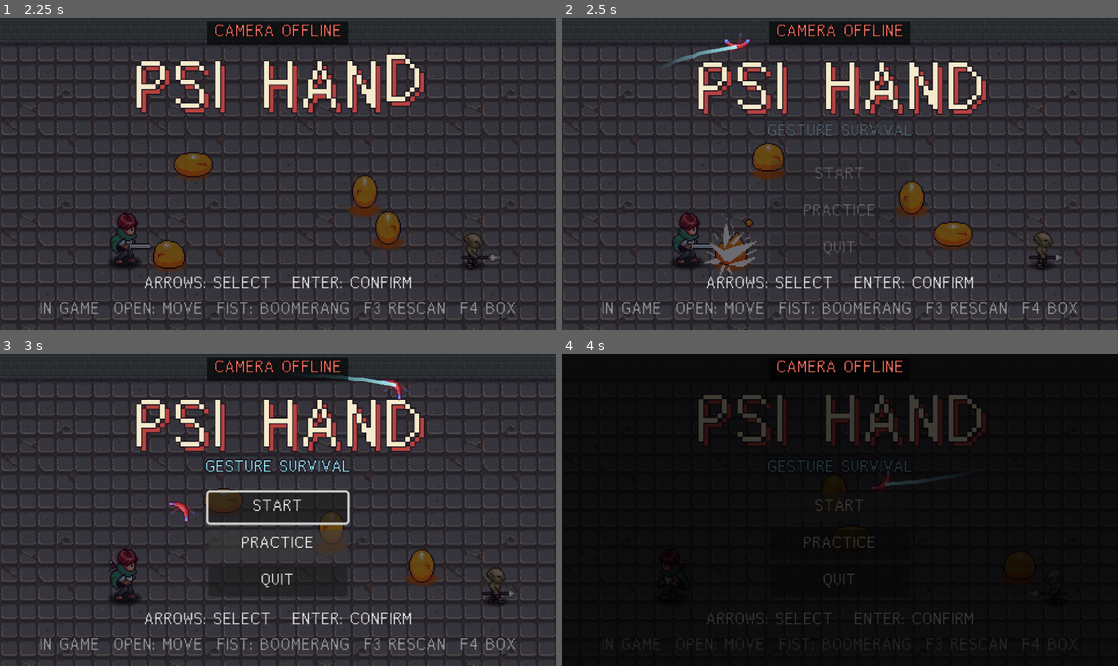
Above: before the commit, frames 1-4 (two rows, left to right).
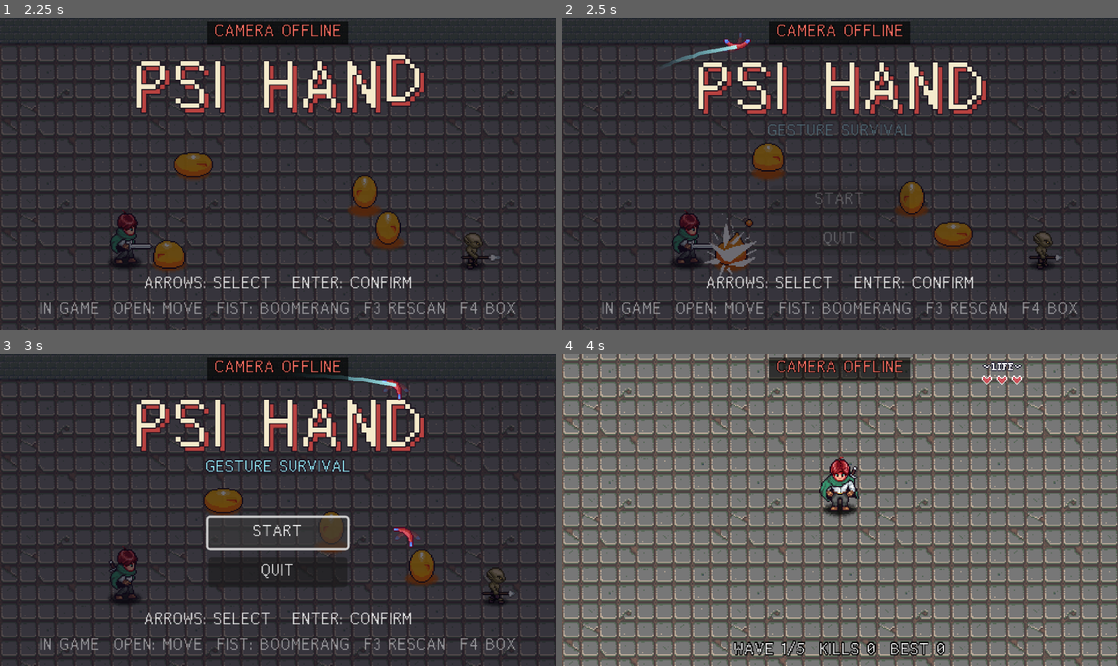
Above: after the commit, the same moments.

Repository: cjhDuke/AARPG-Gesture
Game: Godot game, scene res://ui/title/title_scene.tscn
Two runs of this game, one before a commit and one after it. Both use one fixed random seed, a clock stepped at 60 frames per second and the inputs below.
Inputs (mouse positions are in pixels of both pictures, inside the frame that each line leads up to):
- Up to frame 1 (2.25 s): tap Enter at 0.5 s; move the mouse to (400, 158) at 0.52 s; hold D (right) 0.53-1.28 s; tap G at 0.6, 1.55 s; click (400, 158) at 0.67 s; move the mouse to (166, 189) at 1.27 s; hold S (down) 1.28-2.03 s; tap L (ability) at 1.35 s; move the mouse to (333, 105) at 2.02 s; hold D (right) from 2.03 s (still down); hold Z (attack) from 2.03 s (still down)
- Up to frame 2 (2.5 s): keep holding D (right); keep holding Z (attack); tap G at 2.3 s
- Up to frame 3 (3 s): release D (right) at 2.75 s; release Z (attack) at 2.75 s; click "PRACTICE" (after the commit: "START") at 2.75 s
- Up to frame 4 (4 s): click (840, 506) at 3.5 s, where only the run before the commit has a clickable "START"

Frame 1 is identical in both runs. In frame 2, 0.3% of the frame differs, in the area x 43-57%, y 47-76%; in frame 3, 2.6%; in frame 4, 99%, in the area x 0-100%, y 0-100%.

Commit message:
feat: 死亡动效、练习场与正式游戏分离、练习场手影原型
- 主角死亡先播约 1.2 秒动效（闪白、倒下淡出、冒烟、慢动作）再弹 GAME OVER
- 标题菜单去掉 PRACTICE；练习场改用 -- --practice / run_practice.bat 单独进入
- 练习场新增手影原型（G 键）：跟随光标的手剪影加操作框线框 / 摄像头画面铺底
- 状态包新增 roi、frame、contour 字段
- 同步更新 docs/ai

Diff:
--- a/autoload/gesture_input.gd
+++ b/autoload/gesture_input.gd
@@ -39,6 +39,11 @@
 ## 识别端是否已有背景模型 / 是否正在采集背景
 var calibrated: bool = false
 var calibrating: bool = false
+
+## 最近一张画面包的纹理（还没收到过为 null）；练习场的 CAMERA 手影用
+var frame_texture: ImageTexture :
+	get:
+		return _texture
 
 var _udp := PacketPeerUDP.new()
 var _bound := false
--- a/autoload/level_manager.gd
+++ b/autoload/level_manager.gd
@@ -7,6 +7,8 @@
 
 var current_tilemap_bounds: Array[Vector2]
 var is_loading_level: bool = false
+## 命令行用户参数 `-- --practice`：直接进回旋镖练习场（跳过 splash 和标题），暂停菜单不显示 TITLE
+var practice_mode: bool = OS.get_cmdline_user_args().has("--practice")
 
 
 func _ready() -> void:
--- a/autoload/player_manager.gd
+++ b/autoload/player_manager.gd
@@ -17,6 +17,7 @@
 
 ## 满血、清零速度、回到初始状态，用于重新开始一局
 func reset_player() -> void:
+	player.reset_visuals()
 	player.hp = player.max_hp
 	player.velocity = Vector2.ZERO
 	player.direction = Vector2.ZERO
--- a/levels/boomerang_test/boomerang_test.gd
+++ b/levels/boomerang_test/boomerang_test.gd
@@ -2,9 +2,10 @@
 ## 回旋镖练习场（调试工具，长期保留）：和生存关卡同一个房间，主角站在房间中心不能走位、不自动挥剑，
 ## 只练"握拳放回旋镖、移动、张开收回"。场上 3 只不动的史莱姆当靶子，被打死后约 2 秒在原位重新生成。
 ## 调试面板（boomerang_test_panel.gd）显示识别状态和事件日志，并可在运行时调参。
-## 入口：标题菜单 PRACTICE；Esc 暂停菜单的 TITLE 回标题。
+## 入口：和正式游戏分开，命令行 `AARPG-Gesture.exe -- --practice`（根目录 run_practice.bat），
+## 或在编辑器里直接运行本场景；Esc 暂停菜单只有 RESUME / QUIT。
+## G 键切换"手影"（hand_ghost.gd）：OFF / HAND / CAMERA。
 
-const TITLE_SCENE : String = "res://ui/title/title_scene.tscn"
 const SLIME : PackedScene = preload( "res://enemies/slime/slime.tscn" )
 ## 靶子的固定位置（世界坐标）：避开左右两侧的调试面板，离主角都有一段距离
 const TARGET_HOMES : Array[Vector2] = [
@@ -38,6 +39,11 @@
 	controller.auto_attack_enabled = false
 	controller.enabled = true
 	controller.reset()
+
+	# 手影：画在地板之上、角色之下
+	var ghost := HandGhost.new()
+	ghost.name = "HandGhost"
+	add_child( ghost )
 
 	_targets.resize( TARGET_HOMES.size() )
 	for i in TARGET_HOMES.size():
--- a/levels/boomerang_test/boomerang_test_panel.gd
+++ b/levels/boomerang_test/boomerang_test_panel.gd
@@ -114,14 +114,14 @@
 	_params_label.add_theme_color_override( "default_color", COL_TEXT )
 	left.add_child( _params_label )
 
-	var right := _make_box( RIGHT_POS, Vector2( RIGHT_W, (LOG_LINES + 1 + 6) * LINE_H + 6 ) )
+	var right := _make_box( RIGHT_POS, Vector2( RIGHT_W, (LOG_LINES + 1 + 7) * LINE_H + 6 ) )
 	_log_label = _make_label( right )
 	_log_label.size = Vector2( RIGHT_W - 4, (LOG_LINES + 1) * LINE_H )
 	_help_label = _make_label( right )
 	_help_label.position.y = (LOG_LINES + 1) * LINE_H + 6
-	_help_label.size = Vector2( RIGHT_W - 4, 6 * LINE_H )
+	_help_label.size = Vector2( RIGHT_W - 4, 7 * LINE_H )
 	_help_label.add_theme_color_override( "font_color", COL_DIM )
-	_help_label.text = "[ ]  SELECT\n- =  ADJUST\n0  RESET ALL\nI  INFINITE PSI\nF1 PANEL  F3 RESCAN\nESC  MENU"
+	_help_label.text = "[ ]  SELECT\n- =  ADJUST\n0  RESET ALL\nI  INFINITE PSI\nG  GHOST\nF1 PANEL  F3 RESCAN\nESC  MENU"
 
 
 func _make_box( pos : Vector2, size : Vector2 ) -> ColorRect:
@@ -242,7 +242,14 @@
 		"GUIDED %s" % ( "YES" if _controller.guided else "NO" ),
 		"PSI %d%%%s" % [ int( roundf( _controller.psi * 100.0 ) ), "  INF" if _controller.psi_infinite else "" ],
 		"DIST %s" % dist_text,
+		"GHOST %s" % _ghost_name(),
 	] )
+
+
+## 手影由练习场在 _ready 里创建（比本面板晚），所以每次现查
+func _ghost_name() -> String:
+	var g := get_parent().get_node_or_null( "HandGhost" ) as HandGhost
+	return g.mode_name() if g != null else "--"
 
 
 func _refresh_params() -> void:
--- /dev/null
+++ b/levels/boomerang_test/hand_ghost.gd
@@ -0,0 +1,134 @@
+class_name HandGhost extends Node2D
+## 练习场的"手影"原型：把摄像头里的手淡淡地画进游戏画面，让用户知道手在操作框里的位置。
+## G 键循环 OFF -> HAND -> CAMERA -> OFF（默认 HAND）。只在练习场使用，不进正式关卡。
+##
+## HAND：在光标处画手的半透明剪影（轮廓多边形，掌心对准光标，等比例缩放），
+##       并把操作框的边界画成细线框，手靠近检测边界时边界线会出现在手影旁边。
+## CAMERA：把摄像头画面里操作框那一块按手 -> 光标的映射（不钳制）严格对齐地铺在房间上。
+## 层级：z_index 0、位置在原点，夹在地板（z -1）和主角（z 2）/ 敌人（y 排序）之间。
+
+enum Mode { OFF, HAND, CAMERA }
+
+## 手影缩放：每个摄像头像素对应多少游戏像素
+const GHOST_SCALE : float = 0.6
+const COLOR_OPEN := Color( 1, 1, 1 )
+const COLOR_FIST := Color( 1.0, 0.6, 0.15 )
+const COLOR_EDGE := Color( 1.0, 0.25, 0.2 )
+const FILL_ALPHA : float = 0.30
+const OUTLINE_ALPHA : float = 0.9
+## 描边和线框下面垫的深色边，保证在浅色地板上也看得清
+const SHADOW_COLOR := Color( 0, 0, 0, 0.45 )
+## 操作框线框的透明度；手贴边（edge）时变红、加粗
+const BOX_ALPHA : float = 0.6
+const BOX_ALPHA_EDGE : float = 0.8
+## CAMERA 模式的画面透明度
+const CAMERA_ALPHA : float = 0.22
+
+var mode : Mode = Mode.HAND :
+	set( v ):
+		mode = v
+		queue_redraw()
+
+var _controller : HandController
+
+
+func _ready() -> void:
+	_controller = get_parent().get_node( "HandController" )
+	z_index = 0
+	process_mode = Node.PROCESS_MODE_ALWAYS
+
+
+func mode_name() -> String:
+	return Mode.keys()[mode]
+
+
+func cycle_mode() -> void:
+	mode = ( (mode + 1) % Mode.size() ) as Mode
+
+
+func _unhandled_input( event : InputEvent ) -> void:
+	if event is InputEventKey and event.pressed and not event.echo and event.physical_keycode == KEY_G:
+		cycle_mode()
+		get_viewport().set_input_as_handled()
+
+
+func _process( _delta : float ) -> void:
+	# 每帧重画：手影跟着手和光标动
+	if mode != Mode.OFF:
+		queue_redraw()
+
+
+func _draw() -> void:
+	if mode == Mode.OFF or not GestureInput.connected:
+		return
+	var st : Dictionary = GestureInput.last_state
+	var roi := _read_pair( st.get( "roi", null ), 4 )
+	var frame := _read_pair( st.get( "frame", null ), 2 )
+	if roi.is_empty() or frame.is_empty() or roi[2] <= 0.0 or roi[3] <= 0.0:
+		return
+	if mode == Mode.HAND:
+		_draw_hand( st, roi )
+	else:
+		_draw_camera( roi, frame )
+
+
+## 把 JSON 数组读成 float 列表；格式不对返回空数组
+func _read_pair( v : Variant, n : int ) -> Array[float]:
+	var out : Array[float] = []
+	if not ( v is Array ) or v.size() < n:
+		return out
+	for i in n:
+		out.append( float( v[i] ) )
+	return out
+
+
+func _draw_hand( st : Dictionary, roi : Array[float] ) -> void:
+	if not bool( st.get( "hand", false ) ):
+		return
+	var roi_size := Vector2( roi[2], roi[3] )
+	var palm_px := Vector2( float( st.get( "cx", 0.5 ) ), float( st.get( "cy", 0.5 ) ) ) * roi_size
+	# 摄像头像素 -> 世界坐标：光标位置 + (点 - 掌心) * 缩放
+	var origin := _controller.cursor_pos - palm_px * GHOST_SCALE
+	var base := COLOR_FIST if GestureInput.is_fist else COLOR_OPEN
+
+	var edge := bool( st.get( "edge", false ) )
+	var box_color := COLOR_EDGE if edge else base
+	box_color.a = BOX_ALPHA_EDGE if edge else BOX_ALPHA
+	var box := Rect2( origin, roi_size * GHOST_SCALE )
+	draw_rect( box, SHADOW_COLOR, false, 4.0 if edge else 3.0 )
+	draw_rect( box, box_color, false, 2.0 if edge else 1.0 )
+
+	var contour : Variant = st.get( "contour", null )
+	if not ( contour is Array ) or contour.size() < 3:
+		return
+	var pts := PackedVector2Array()
+	for p in contour:
+		if p is Array and p.size() >= 2:
+			pts.append( origin + Vector2( float( p[0] ), float( p[1] ) ) * roi_size * GHOST_SCALE )
+	if pts.size() < 3:
+		return
+	# 填充：三角化失败（自相交等）时只画描边
+	if not Geometry2D.triangulate_polygon( pts ).is_empty():
+		var fill := base
+		fill.a = FILL_ALPHA
+		draw_colored_polygon( pts, fill )
+	var line := base
+	line.a = OUTLINE_ALPHA
+	var closed := pts.duplicate()
+	closed.append( pts[0] )
+	draw_polyline( closed, SHADOW_COLOR, 3.0 )
+	draw_polyline( closed, line, 1.0 )
+
+
+func _draw_camera( roi : Array[float], frame : Array[float] ) -> void:
+	var tex := GestureInput.frame_texture
+	if tex == null:
+		return
+	# 操作框在整幅画面里的位置 -> 纹理像素区域（纹理可能是整幅缩略图，也可能是别的阶段的画面，按比例裁）
+	var tw := float( tex.get_width() )
+	var th := float( tex.get_height() )
+	var src := Rect2( roi[0] / frame[0] * tw, roi[1] / frame[1] * th, roi[2] / frame[0] * tw, roi[3] / frame[1] * th )
+	# 归一化 (0,0) 和 (1,1) 两个角用不钳制的映射换成世界坐标，作为这张图的矩形（会超出屏幕、横纵比例不同）
+	var a := _controller.hand_to_arena_unclamped( Vector2.ZERO )
+	var b := _controller.hand_to_arena_unclamped( Vector2.ONE )
+	draw_texture_rect_region( tex, Rect2( a, b - a ), src, Color( 1, 1, 1, CAMERA_ALPHA ) )
--- /dev/null
+++ b/levels/survival/death_fx.gd
@@ -0,0 +1,107 @@
+class_name DeathFx extends Node
+## 主角死亡动效（生存关卡用）：整体慢动作约 1.2 秒（真实时间），
+## 定在受击帧 -> 闪白几下 -> 倒下（旋转约 90 度）并淡出 -> 原地播一次冒烟帧 -> finished。
+## 开始时把 Engine.time_scale 降到 SLOW_SCALE，结束 / cleanup() / 节点离开场景树时一定恢复为 1。
+## 主角没有现成的死亡动画，所以用现有资源（stun 帧 + enemies/slime/destroy_smoke.png）拼出来。
+## 视觉复原由 Player.reset_visuals() 负责（PlayerManager.reset_player() 会调用）。
+
+signal finished
+
+const SLOW_SCALE : float = 0.35
+## 各阶段结束的真实时间（秒）
+const FLASH_END : float = 0.45
+const FALL_END : float = 0.95
+const TOTAL : float = 1.2
+const FLASH_INTERVAL : float = 0.075
+const SMOKE_TEXTURE : Texture2D = preload( "res://enemies/slime/destroy_smoke.png" )
+const SMOKE_FRAMES : int = 6
+## 主角精灵相对脚底原点的位置（和 player.tscn 里 Sprite2D 的 position 一致）
+const SPRITE_HOME := Vector2( 0, -21 )
+## 受击（stun）帧：和 player.tscn 里 stun_down / stun_up / stun_side 动画一致
+const STUN_FRAMES : Dictionary = { "down": 30, "up": 31, "side": 32 }
+
+var _player : Player
+var _start_usec : int = 0
+var _fall_sign : float = 1.0
+var _smoke : Sprite2D
+var _running : bool = false
+
+
+func _ready() -> void:
+	# 慢动作期间时间不能被暂停影响；树暂停时（理论上不会）也要走完
+	process_mode = Node.PROCESS_MODE_ALWAYS
+	set_process( false )
+
+
+func start( player : Player ) -> void:
+	_player = player
+	_running = true
+	_start_usec = Time.get_ticks_usec()
+	# 向离自己朝向的反方向倒（朝左时往另一侧），精灵 scale.x 为 -1 时旋转方向不变，所以只看朝向
+	_fall_sign = -1.0 if player.cardinal_direction == Vector2.LEFT else 1.0
+
+	# 定在受击帧：停掉所有动画，关掉状态机（不再响应攻击等输入）
+	player.animation_player.stop( true )
+	player.effect_animation_player.stop()
+	player.state_machine.process_mode = Node.PROCESS_MODE_DISABLED
+	player.sprite_2d.frame = int( STUN_FRAMES[player.anim_direction()] )
+	player.sprite_2d.modulate = Color.WHITE
+	player.modulate = Color.WHITE
+
+	Engine.time_scale = SLOW_SCALE
+	set_process( true )
+
+
+## 立即结束动效：恢复时间流速并删除冒烟精灵。可重复调用
+func cleanup() -> void:
+	_running = false
+	set_process( false )
+	Engine.time_scale = 1.0
+	if is_instance_valid( _smoke ):
+		_smoke.queue_free()
+	_smoke = null
+
+
+func _exit_tree() -> void:
+	cleanup()
+
+
+func _process( _delta : float ) -> void:
+	if not _running or not is_instance_valid( _player ):
+		return
+	var t := float( Time.get_ticks_usec() - _start_usec ) / 1000000.0
+	var sprite := _player.sprite_2d
+
+	if t < FLASH_END:
+		# 闪白：白 / 正常交替
+		var on := int( t / FLASH_INTERVAL ) % 2 == 0
+		sprite.modulate = Color( 3.0, 3.0, 3.0, 1.0 ) if on else Color.WHITE
+	elif t < FALL_END:
+		# 倒下：绕脚底旋转到 90 度（先快后慢），同时淡出
+		var u := clampf( (t - FLASH_END) / (FALL_END - FLASH_END), 0.0, 1.0 )
+		var angle := deg_to_rad( 90.0 ) * _fall_sign * ( 1.0 - (1.0 - u) * (1.0 - u) )
+		sprite.rotation = angle
+		sprite.position = SPRITE_HOME.rotated( angle )
+		sprite.modulate = Color( 1, 1, 1, 1.0 - u )
+	else:
+		sprite.modulate = Color( 1, 1, 1, 0 )
+		_update_smoke( t )
+
+	if t >= TOTAL:
+		var was_running := _running
+		cleanup()
+		if was_running:
+			finished.emit()
+
+
+## 冒烟：原地播一次 6 帧
+func _update_smoke( t : float ) -> void:
+	if _smoke == null:
+		_smoke = Sprite2D.new()
+		_smoke.texture = SMOKE_TEXTURE
+		_smoke.hframes = SMOKE_FRAMES
+		_smoke.z_index = 3
+		add_child( _smoke )
+		_smoke.global_position = _player.global_position + Vector2( 0, -14 )
+	var u := clampf( (t - FALL_END) / (TOTAL - FALL_END), 0.0, 0.999 )
+	_smoke.frame = int( u * SMOKE_FRAMES )
--- a/levels/survival/hand_controller.gd
+++ b/levels/survival/hand_controller.gd
@@ -302,6 +302,14 @@
 func _hand_to_arena( p : Vector2 ) -> Vector2:
 	var u := clampf( (p.x - HAND_X_MIN) / (HAND_X_MAX - HAND_X_MIN), 0.0, 1.0 )
 	var v := clampf( (p.y - HAND_Y_MIN) / (HAND_Y_MAX - HAND_Y_MIN), 0.0, 1.0 )
+	return CURSOR_RECT.position + Vector2( u, v ) * CURSOR_RECT.size
+
+
+## 同一个映射但不钳制：操作框边缘（归一化 0 / 1）会落在 CURSOR_RECT 之外。
+## 公开给练习场的 CAMERA 手影用，把整幅操作框画面严格对齐到手→光标的映射上
+func hand_to_arena_unclamped( p : Vector2 ) -> Vector2:
+	var u := (p.x - HAND_X_MIN) / (HAND_X_MAX - HAND_X_MIN)
+	var v := (p.y - HAND_Y_MIN) / (HAND_Y_MAX - HAND_Y_MIN)
 	return CURSOR_RECT.position + Vector2( u, v ) * CURSOR_RECT.size
 
 
--- a/levels/survival/survival_arena.gd
+++ b/levels/survival/survival_arena.gd
@@ -15,6 +15,7 @@
 var kills : int = 0
 var _ended : bool = false
 var _player : Player
+var _death_fx : DeathFx
 
 
 func _ready() -> void:
@@ -36,6 +37,7 @@
 
 
 func _free_level() -> void:
+	_clear_death_fx()
 	controller.release_player()
 	var camera : Camera2D = _player.get_node( "Camera2D" )
 	camera.top_level = false
@@ -45,6 +47,8 @@
 
 ## 开始（或重新开始）一局
 func _start_run() -> void:
+	_clear_death_fx()
+	spawner.set_process( true )
 	wave_timer.stop()
 	spawner.clear()
 	for c in get_children():
@@ -84,9 +88,34 @@
 		wave_timer.start( WAVE_DELAY )
 
 
+## 主角死亡：先放死亡动效（慢动作 + 闪白 + 倒下 + 冒烟，见 death_fx.gd），播完再弹 GAME OVER 面板。
+## 期间停止刷怪、关掉手势 / 键盘操控（回旋镖随之收回）、禁用暂停菜单；
+## 主角 is_dead 且受击框已关，敌人不会再造成伤害
 func _on_player_died() -> void:
-	if not _ended:
-		_end_run( false )
+	if _ended:
+		return
+	_ended = true
+	wave_timer.stop()
+	spawner.set_process( false )
+	controller.enabled = false
+	PauseMenu.process_mode = Node.PROCESS_MODE_DISABLED
+	_death_fx = DeathFx.new()
+	add_child( _death_fx )
+	_death_fx.finished.connect( _on_death_fx_finished )
+	_death_fx.start( _player )
+
+
+func _on_death_fx_finished() -> void:
+	_end_run( false )
+
+
+## 结束死亡动效并恢复时间流速（重开、回标题、关卡释放时都会调用，可重复调用）
+func _clear_death_fx() -> void:
+	if is_instance_valid( _death_fx ):
+		_death_fx.cleanup()
+		_death_fx.queue_free()
+	_death_fx = null
+	Engine.time_scale = 1.0
 
 
 func _end_run( victory : bool ) -> void:
--- a/player/scripts/player.gd
+++ b/player/scripts/player.gd
@@ -126,6 +126,17 @@
 	hurt_box.monitoring = false
 	died.emit()
 
+## 把死亡动效改过的外观复原（旋转、位置、透明度、可见性、状态机），重新开始一局时调用
+func reset_visuals() -> void:
+	effect_animation_player.stop()
+	state_machine.process_mode = Node.PROCESS_MODE_INHERIT
+	sprite_2d.rotation = 0.0
+	sprite_2d.position = Vector2( 0, -21 )
+	sprite_2d.modulate = Color.WHITE
+	modulate = Color.WHITE
+	visible = true
+
+
 func make_invulnerable( _duration : float = 1.0 ) -> void:
 	invulnerable = true
 	hurt_box.monitoring = false
--- a/ui/pause_menu/pause_menu.gd
+++ b/ui/pause_menu/pause_menu.gd
@@ -18,6 +18,13 @@
 	button_resume.pressed.connect( hide_pause_menu )
 	button_title.pressed.connect( _on_title_pressed )
 	button_quit.pressed.connect( _on_quit_pressed )
+	# 练习模式没有标题可回：隐藏 TITLE，RESUME / QUIT 上下循环
+	if LevelManager.practice_mode:
+		button_title.visible = false
+		button_resume.focus_neighbor_top = button_quit.get_path()
+		button_resume.focus_neighbor_bottom = button_quit.get_path()
+		button_quit.focus_neighbor_top = button_resume.get_path()
+		button_quit.focus_neighbor_bottom = button_resume.get_path()
 
 
 func _unhandled_input(event: InputEvent) -> void:
--- a/ui/title/splash_screen.gd
+++ b/ui/title/splash_screen.gd
@@ -5,6 +5,9 @@
 @onready var animation_player: AnimationPlayer = $MyLogo/AnimationPlayer
 
 func _ready() -> void:
+	# 练习模式：标题场景会立刻换走，不播 splash（免得漏出一帧音效）
+	if LevelManager.practice_mode:
+		return
 	animation_player.animation_finished.connect(_on_animation_finished)
 	if animation_player.has_animation("splash"):
 		animation_player.play("splash")
--- a/ui/title/title_scene.gd
+++ b/ui/title/title_scene.gd
@@ -1,7 +1,7 @@
 extends Node2D
 
 const START_LEVEL: String = "res://levels/survival/survival_arena.tscn"
-## 回旋镖练习场：主角站定、只练放回旋镖，调参用
+## 回旋镖练习场（命令行 `-- --practice` 时跳过标题直接进入，见 LevelManager.practice_mode）
 const PRACTICE_LEVEL: String = "res://levels/boomerang_test/boomerang_test.tscn"
 ## 标题背景的镜头位置（主角被隐藏，只借用它身上的 Camera2D）。
 ## x 取房间中心，y 比中心靠上，让顶部露出一截墙，看得出是个房间
@@ -24,7 +24,6 @@
 @onready var orbit_boomerang: TitleBoomerang = $CanvasLayer/Control/OrbitBoomerang
 @onready var menu: VBoxContainer = $CanvasLayer/Control/Menu
 @onready var button_start: Button = $CanvasLayer/Control/Menu/Button_start
-@onready var button_practice: Button = $CanvasLayer/Control/Menu/Button_practice
 @onready var button_quit: Button = $CanvasLayer/Control/Menu/Button_quit
 @onready var marker: TitleBoomerang = $CanvasLayer/Control/Menu/Marker
 @onready var audio_stream_player: AudioStreamPlayer = $AudioStreamPlayer
@@ -36,6 +35,10 @@
 
 
 func _ready() -> void:
+	# 练习模式：不做任何标题的初始化（不暂停、不隐藏主角 / PlayerHud、不禁用 PauseMenu），直接换到练习场
+	if LevelManager.practice_mode:
+		get_tree().change_scene_to_file.call_deferred(PRACTICE_LEVEL)
+		return
 	get_tree().paused = true
 	# 从游戏里返回标题时，加载流程结束会取消暂停，这里重新暂停
 	LevelManager.level_loaded.connect( _pause_tree )
@@ -61,12 +64,11 @@
 	title_ui.visible = true
 
 	AudioManager.play_music(music)
-	button_start.pressed.connect(start_game.bind(START_LEVEL))
-	button_practice.pressed.connect(start_game.bind(PRACTICE_LEVEL))
+	button_start.pressed.connect(start_game)
 	button_quit.pressed.connect(quit_game)
 
 	# 竖排菜单：上下循环，左右也能在按钮间切换
-	var buttons: Array[Button] = [button_start, button_practice, button_quit]
+	var buttons: Array[Button] = [button_start, button_quit]
 	for i in buttons.size():
 		var button := buttons[i]
 		var prev_path := buttons[(i + buttons.size() - 1) % buttons.size()].get_path()
@@ -125,7 +127,7 @@
 		.set_trans(Tween.TRANS_QUAD).set_ease(Tween.EASE_OUT)
 
 
-func start_game(level_path: String) -> void:
+func start_game() -> void:
 	if _starting:
 		return
 	_starting = true
@@ -137,7 +139,7 @@
 	_marker_tween.tween_property(marker, "position:x", marker.position.x + MARKER_FLY_DISTANCE, MARKER_FLY_TIME) \
 		.set_trans(Tween.TRANS_QUAD).set_ease(Tween.EASE_IN)
 	await _marker_tween.finished
-	LevelManager.load_new_level(level_path)
+	LevelManager.load_new_level(START_LEVEL)
 
 
 func quit_game() -> void:
--- a/ui/title/title_scene.tscn
+++ b/ui/title/title_scene.tscn
@@ -85,24 +85,19 @@
 anchor_left = 0.5
 anchor_right = 0.5
 offset_left = -60.0
-offset_top = 120.0
+offset_top = 142.0
 offset_right = 60.0
-offset_bottom = 204.0
+offset_bottom = 202.0
 grow_horizontal = 2
-theme_override_constants/separation = 6
+theme_override_constants/separation = 8
 
 [node name="Button_start" type="Button" parent="CanvasLayer/Control/Menu"]
-custom_minimum_size = Vector2(0, 24)
+custom_minimum_size = Vector2(0, 26)
 layout_mode = 2
 text = "START"
 
-[node name="Button_practice" type="Button" parent="CanvasLayer/Control/Menu"]
-custom_minimum_size = Vector2(0, 24)
-layout_mode = 2
-text = "PRACTICE"
-
 [node name="Button_quit" type="Button" parent="CanvasLayer/Control/Menu"]
-custom_minimum_size = Vector2(0, 24)
+custom_minimum_size = Vector2(0, 26)
 layout_mode = 2
 text = "QUIT"
 
Not shown, added: levels/boomerang_test/hand_ghost.gd.uid
Not shown, added: levels/survival/death_fx.gd.uid
